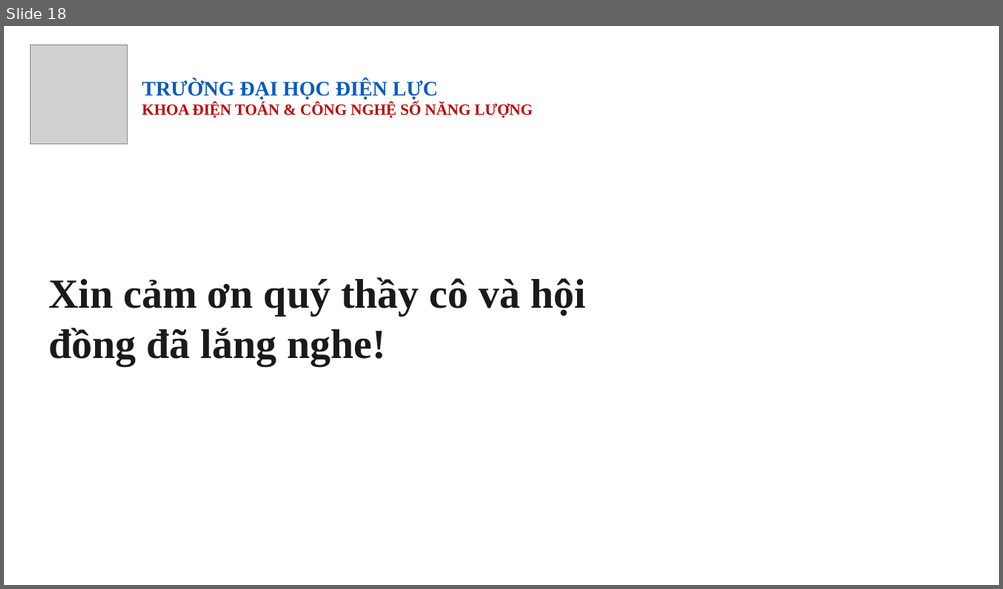
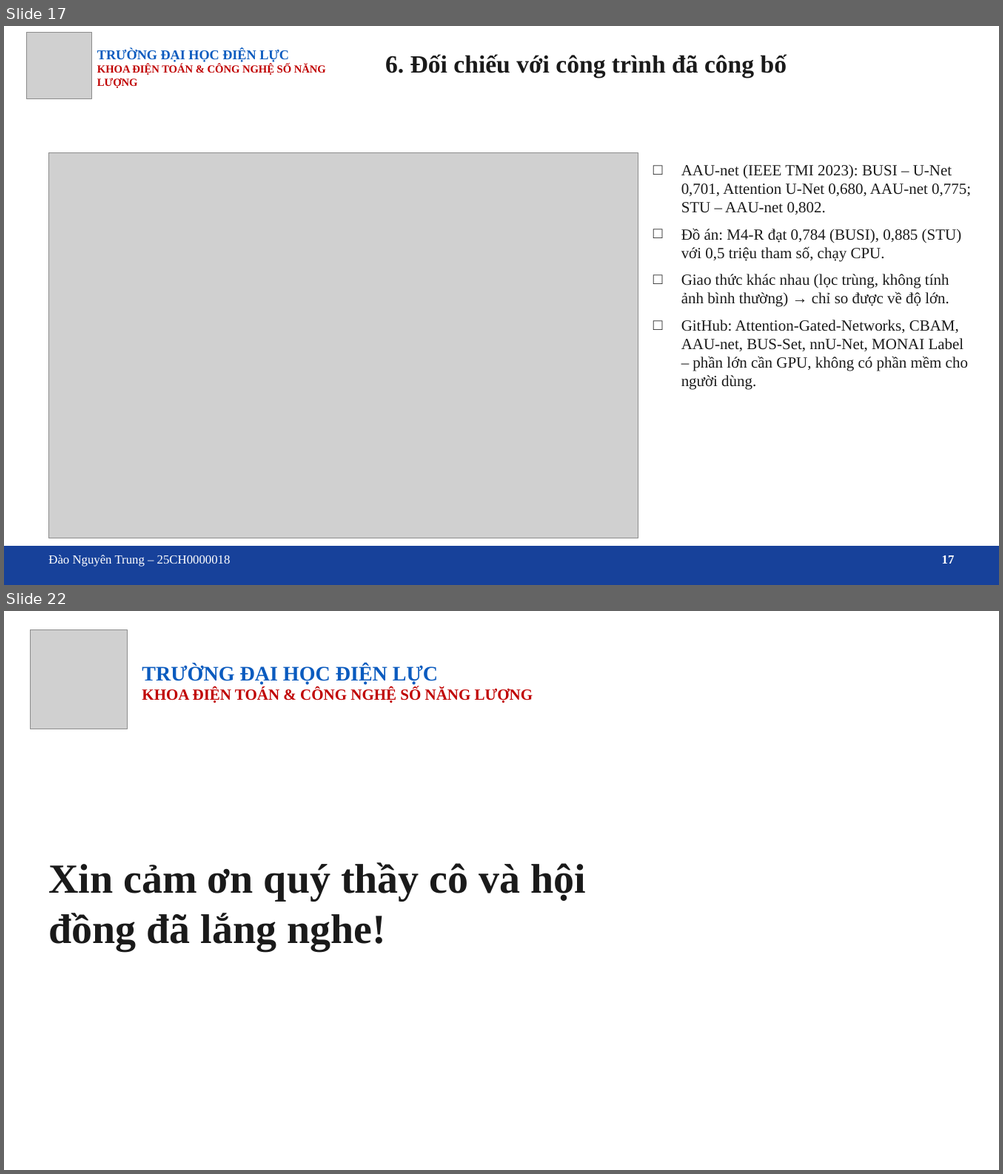
Before and after one commit to trungnguyen107/Medical-image-segmentation-breast-ultrasound-unet-attention, a slide deck: docs/Slide_bao_cao_DATN_U-Net_Attention.pptx. Shown one above the other, each under a label of ours: slide 18 before the commit, slides 17 and 22 after it; the slides between them are not shown. The pictures are 1003x589 and 1003x1174 pixels, drawn with LibreOffice and Linux fonts; fonts in the diff are those of the drawing; grey boxes stand for pictures; background and template pictures are left out. Boxes give left, top, right and bottom in pixels: in the first picture for what was removed or moved away, otherwise in the second. Text is boxed around its words. In the diff, an @@ line names an element or a change of style, - is before the commit and + after.

```diff
--- a/docs/Slide_bao_cao_DATN_U-Net_Attention.pptx
+++ b/docs/Slide_bao_cao_DATN_U-Net_Attention.pptx
@@ slide 17 added at <box>4,26,999,585</box>, background picture (left out) @@
@@ picture added at <box>26,32,92,99</box> @@
@@ text added at <box>97,49,326,88</box>, 10.5 pt, text #C00000, bold @@
+TRƯỜNG ĐẠI HỌC ĐIỆN LỰC
+KHOA ĐIỆN TOÁN & CÔNG NGHỆ SỐ NĂNG LƯỢNG
@@ text added at <box>385,54,786,78</box>, 24 pt, text #1A1A1A, bold @@
+6. Đối chiếu với công trình đã công bố
@@ picture added at <box>48,153,638,539</box> @@
@@ text added at <box>681,164,970,390</box>, 15 pt, text #1A1A1A @@
+□ AAU-net (IEEE TMI 2023): BUSI – U-Net 0,701, Attention U-Net 0,680, AAU-net 0,775; STU – AAU-net 0,802.
+□ Đồ án: M4-R đạt 0,784 (BUSI), 0,885 (STU) với 0,5 triệu tham số, chạy CPU.
+□ Giao thức khác nhau (lọc trùng, không tính ảnh bình thường) → chỉ so được về độ lớn.
+□ GitHub: Attention-Gated-Networks, CBAM, AAU-net, BUS-Set, nnU-Net, MONAI Label – phần lớn cần GPU, không có phần mềm cho người dùng.
@@ rectangle added at <box>4,547,999,585</box>, fill #17419A, outline #17419A 1.25 pt @@
@@ text added at <box>48,555,230,567</box>, 12 pt, text #FFFFFF @@
+Đào Nguyên Trung – 25CH0000018
@@ text added at <box>942,556,954,564</box>, 12 pt, text #FFFFFF, bold @@
+17
@@ what was slide 18 is now slide 22 @@
```
Also in this commit, not shown: 14 slides changed, 3 other slides added, 19 other files.
